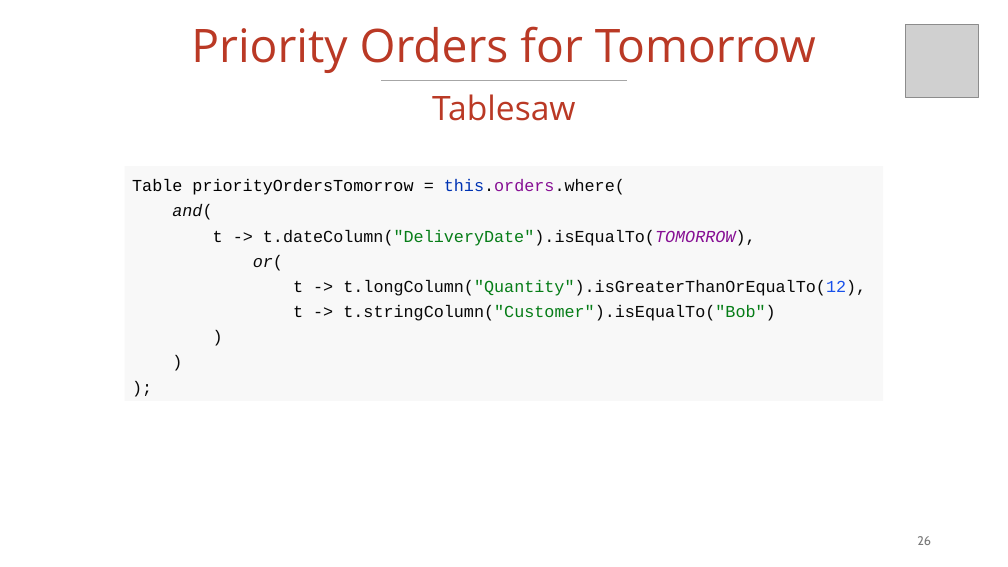
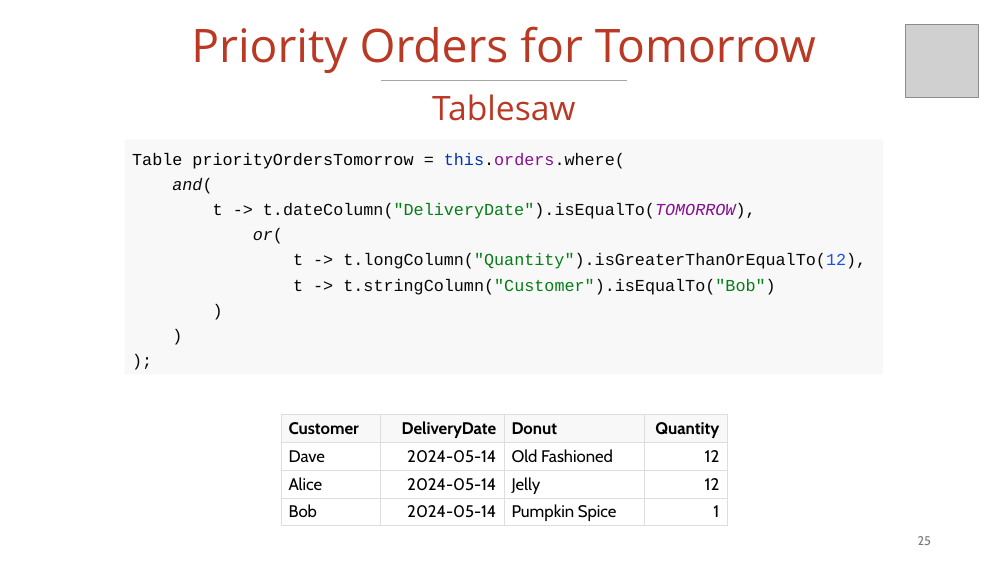
Before and after one commit to vmzakharov/missing-dataframe-talk, a slide deck: slide 25 of presentation/Missing_Dataframe_Short.pptx (slide 26 before the commit). Drawn at 1008x567 pixels with LibreOffice and Linux fonts; fonts in the diff are those of the drawing; grey boxes stand for pictures. Boxes give left, top, right and bottom in pixels: in the first picture for what was removed or moved away, otherwise in the second. Text is boxed around its words. In the diff, an @@ line names an element or a change of style, - is before the commit and + after.

```diff
--- a/presentation/Missing_Dataframe_Short.pptx
+++ b/presentation/Missing_Dataframe_Short.pptx
@@ rectangle "Table priorityOrdersTomorrow = this.orders.where( and( ...": place and size @@
-rectangle "Table priorityOrdersTomorrow = this.orders.where( and( ..." at bbox=[125, 166, 883, 402]
+rectangle "Table priorityOrdersTomorrow = this.orders.where( and( ..." at bbox=[125, 140, 883, 375]
@@ table added at bbox=[281, 414, 727, 526], 4 rows, 4 columns @@
+Customer | DeliveryDate | Donut | Quantity
+Dave | 2024-05-14 | Old Fashioned | 12
+Alice | 2024-05-14 | Jelly | 12
+Bob | 2024-05-14 | Pumpkin Spice | 1
@@ page number at bbox=[918, 536, 931, 545]: text changed @@
-26
+25
```
Also in this commit, not shown: 19 other slides changed, 5 slides added, 1 slide removed, 1 other file.
